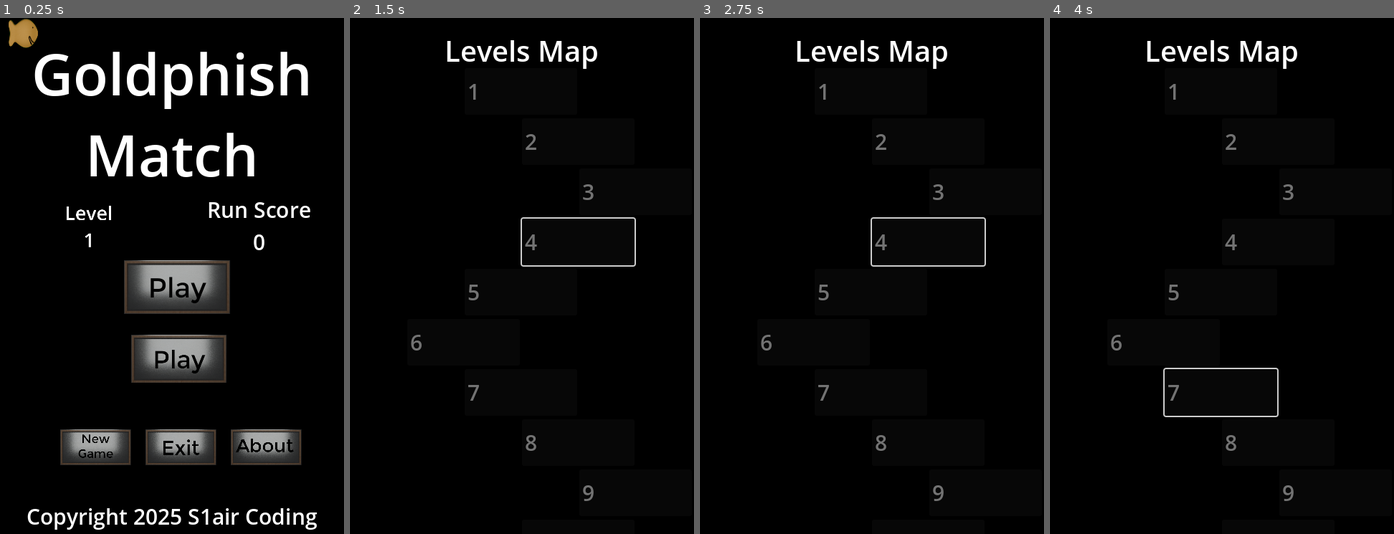
Above: before the commit, frames 1-4 (left to right).
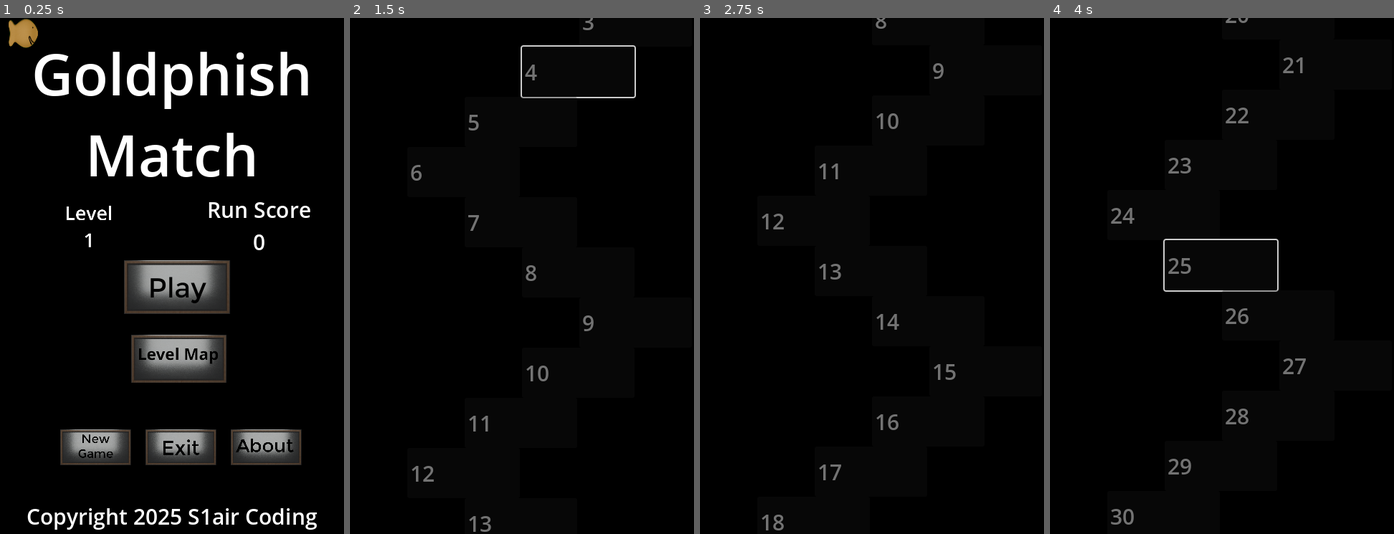
Above: after the commit, the same moments.

Repository: SecsAndCyber/GoldphishMatcher
Game: Godot game, scene res://source/menu_state.tscn
The game is run twice, just before and just after one commit, with the same random seed, the same clock (stepped at 60 frames per second) and the same inputs.
Inputs (mouse positions are in pixels of both pictures, inside the frame that each line leads up to):
- Up to frame 1 (0.25 s): no input
- Up to frame 2 (1.5 s): click (528, 358) at 0.5 s; tap Enter at 1.25 s; move the mouse to (597, 250) at 1.27 s; hold Mouse wheel down (ScrollMapDown, bound only after the commi… from 1.28 s (still down); click (597, 250) at 1.42 s
- Up to frame 3 (2.75 s): tap Space at 1.52 s; tap Mouse wheel up (ScrollMapUp, bound only after the commit) at 1.55 s; release Mouse wheel down (ScrollMapDown, bound only after the commi… at 2 s; drag from (803, 301) to (854, 379) at 2.02 s
- Up to frame 4 (4 s): tap Space at 2.75 s; move the mouse to (1256, 162) at 2.77 s; hold Mouse wheel down (ScrollMapDown, bound only after the commi… 2.78-3.5 s; click (1256, 162) at 2.92 s; tap Mouse wheel up (ScrollMapUp, bound only after the commit) at 3.05 s; drag from (1204, 379) to (1118, 198) at 3.52 s

The runs differ from the first frame. In frame 1, 0.4% of the frame differs, in the area x 40-64%, y 63-69%; in frame 2, 2.3%; in frame 3, 2.2%; in frame 4, 2.6%, in the area x 17-75%, y 0-99%.

Commit message:
Add Level Map button to menu

Diff:
--- a/project.godot
+++ b/project.godot
@@ -41,6 +41,21 @@
 
 enabled=PackedStringArray("res://addons/uuid/plugin.cfg")
 
+[input]
+
+ScrollMapUp={
+"deadzone": 0.5,
+"events": [Object(InputEventMouseButton,"resource_local_to_scene":false,"resource_name":"","device":-1,"window_id":0,"alt_pressed":false,"shift_pressed":false,"ctrl_pressed":false,"meta_pressed":false,"button_mask":8,"position":Vector2(152, 22),"global_position":Vector2(161, 68),"factor":1.0,"button_index":4,"canceled":false,"pressed":true,"double_click":false,"script":null)
+, Object(InputEventKey,"resource_local_to_scene":false,"resource_name":"","device":-1,"window_id":0,"command_or_control_autoremap":true,"alt_pressed":true,"shift_pressed":false,"pressed":false,"keycode":0,"physical_keycode":4194320,"key_label":0,"unicode":0,"location":0,"echo":false,"script":null)
+]
+}
+ScrollMapDown={
+"deadzone": 0.5,
+"events": [Object(InputEventMouseButton,"resource_local_to_scene":false,"resource_name":"","device":-1,"window_id":0,"alt_pressed":false,"shift_pressed":false,"ctrl_pressed":false,"meta_pressed":false,"button_mask":16,"position":Vector2(179, 8),"global_position":Vector2(188, 54),"factor":1.0,"button_index":5,"canceled":false,"pressed":true,"double_click":false,"script":null)
+, Object(InputEventKey,"resource_local_to_scene":false,"resource_name":"","device":-1,"window_id":0,"command_or_control_autoremap":true,"alt_pressed":true,"shift_pressed":false,"pressed":false,"keycode":0,"physical_keycode":4194322,"key_label":0,"unicode":0,"location":0,"echo":false,"script":null)
+]
+}
+
 [rendering]
 
 renderer/rendering_method="gl_compatibility"
--- a/source/level_island.tscn
+++ b/source/level_island.tscn
@@ -7,7 +7,7 @@
 [node name="LevelIsland" type="Button"]
 offset_top = -1.0
 offset_right = 157.0
-offset_bottom = 64.0
+offset_bottom = 69.0
 theme = ExtResource("1_vi3uh")
 text = "99"
 alignment = 0
@@ -30,4 +30,3 @@
 offset_right = 785.0
 offset_bottom = 240.0
 scale = Vector2(0.16, 0.16)
-mouse_filter = 2
--- a/source/level_map_state.tscn
+++ b/source/level_map_state.tscn
@@ -1,5 +1,6 @@
-[gd_scene load_steps=5 format=3 uid="uid://rvq8pipeijon"]
+[gd_scene load_steps=6 format=3 uid="uid://rvq8pipeijon"]
 
+[ext_resource type="Script" path="res://source/scripts/level_map_camera.gd" id="1_2uajo"]
 [ext_resource type="Script" path="res://source/scripts/level_map_state.gd" id="1_uoqqy"]
 [ext_resource type="PackedScene" uid="uid://uyvmwyfyqof7" path="res://source/level_island.tscn" id="2_0q4c6"]
 
@@ -11,8 +12,10 @@
 
 [node name="LevelMapState" type="Node2D"]
 
-[node name="Camera2D" type="Camera2D" parent="."]
+[node name="Camera2D" type="Camera2D" parent="." node_paths=PackedStringArray("target_control")]
 anchor_mode = 0
+script = ExtResource("1_2uajo")
+target_control = NodePath("../Control")
 
 [node name="Control" type="Control" parent="."]
 layout_mode = 3
@@ -46,6 +49,7 @@
 vertical_alignment = 1
 
 [node name="Copyright" type="Label" parent="Control"]
+visible = false
 layout_mode = 1
 anchors_preset = 7
 anchor_left = 0.5
--- a/source/menu_state.tscn
+++ b/source/menu_state.tscn
@@ -1,8 +1,9 @@
-[gd_scene load_steps=16 format=3 uid="uid://dqor7kln5ts76"]
+[gd_scene load_steps=19 format=3 uid="uid://dqor7kln5ts76"]
 
 [ext_resource type="Script" path="res://source/scripts/menu_state.gd" id="1_kgwti"]
 [ext_resource type="Texture2D" uid="uid://oimu8os7fkqs" path="res://assets/UI/Play_Button_Frames.png" id="2_nl4mn"]
 [ext_resource type="Texture2D" uid="uid://evnc6abvigs0" path="res://assets/UI/Exit_Button_Frames.png" id="3_cq476"]
+[ext_resource type="Texture2D" uid="uid://k4by1f4e4242" path="res://assets/UI/Level_Map_Button_Frames.png" id="3_ropc2"]
 [ext_resource type="Texture2D" uid="uid://crdqvf1tfac1d" path="res://assets/UI/Reset_Button_Frames.png" id="4_5pedo"]
 [ext_resource type="Texture2D" uid="uid://dsfh3vins26hq" path="res://assets/UI/About_Button_Frames.png" id="5_elpri"]
 
@@ -18,6 +19,14 @@
 
 [sub_resource type="AtlasTexture" id="AtlasTexture_q0jbl"]
 atlas = ExtResource("2_nl4mn")
+region = Rect2(298, 0, 298, 0)
+
+[sub_resource type="AtlasTexture" id="AtlasTexture_h1tiv"]
+atlas = ExtResource("3_ropc2")
+region = Rect2(0, 0, 298, 0)
+
+[sub_resource type="AtlasTexture" id="AtlasTexture_3hspu"]
+atlas = ExtResource("3_ropc2")
 region = Rect2(298, 0, 298, 0)
 
 [sub_resource type="AtlasTexture" id="AtlasTexture_h3tl6"]
@@ -122,8 +131,8 @@
 offset_bottom = 592.0
 grow_horizontal = 2
 scale = Vector2(0.45, 0.45)
-texture_normal = SubResource("AtlasTexture_mblkl")
-texture_hover = SubResource("AtlasTexture_q0jbl")
+texture_normal = SubResource("AtlasTexture_h1tiv")
+texture_hover = SubResource("AtlasTexture_3hspu")
 stretch_mode = 3
 
 [node name="ExitButton" type="TextureButton" parent="Container"]
--- /dev/null
+++ b/source/scripts/level_map_camera.gd
@@ -0,0 +1,17 @@
+extends Camera2D
+
+@export var target_control:Control
+@onready var viewport_size:Vector2 = Vector2(get_viewport().size)
+# Called when the node enters the scene tree for the first time.
+func _ready() -> void:
+	limit_top = target_control.global_position.y
+	limit_bottom = target_control.size.y
+
+
+func move_y(delta: float, scaled: bool = false) -> void:
+	var _target_y: float = position.y + delta
+	if _target_y < limit_top:
+		delta = position.y - limit_top
+	if _target_y + viewport_size.y > limit_bottom:
+		delta = limit_bottom - (position.y  + viewport_size.y)
+	super.move_local_y(delta, scaled)
--- a/source/scripts/level_map_state.gd
+++ b/source/scripts/level_map_state.gd
@@ -17,8 +17,6 @@
 	for li in level_islands.get_children():
 		level_islands.remove_child(li)
 		li.queue_free()
-	camera_2d.limit_top = 0
-	camera_2d.limit_bottom = 720*3
 
 	var x_steps = [480/6, 480/3, 480/2, 2*480/3, 480/2, 480/3]
 	for level_id in range(1,31):
@@ -41,13 +39,29 @@
 
 # Called every frame. 'delta' is the elapsed time since the previous frame.
 func _process(_delta: float) -> void:
-	if Input.is_action_just_pressed("ui_text_scroll_up"):
-		camera_2d.move_local_y(scroll_speed)
-	elif Input.is_action_just_pressed("ui_text_scroll_down"):
-		camera_2d.move_local_y(-1.0 * scroll_speed)
+	if Input.is_action_pressed("ScrollMapUp") or Input.is_action_just_pressed("ScrollMapUp"):
+		camera_2d.move_y(-1.0 * scroll_speed)
+	elif Input.is_action_pressed("ScrollMapDown") or Input.is_action_just_pressed("ScrollMapDown"):
+		camera_2d.move_y(scroll_speed)
 	if Input.is_mouse_button_pressed(MOUSE_BUTTON_LEFT):
 		pass
 	else:
 		pass
 	if Input.is_action_just_pressed("ui_cancel"):
 		change_scene_to_file("res://source/menu_state.tscn")
+
+var dragging: bool = false
+var last_mouse_position: Vector2
+
+func _input(event):
+	if event is InputEventMouseButton:
+		if event.button_index == MOUSE_BUTTON_LEFT:
+			if event.pressed:
+				dragging = true
+				last_mouse_position = event.position
+			else:
+				dragging = false
+	elif event is InputEventMouseMotion and dragging:
+		var delta = event.position - last_mouse_position
+		camera_2d.move_y(-1.0 * delta.y)
+		last_mouse_position = event.position
Binary file added: assets/UI/Level_Map_Button_Frames.png
Not shown, added: assets/UI/Level_Map_Button_Frames.png.import
